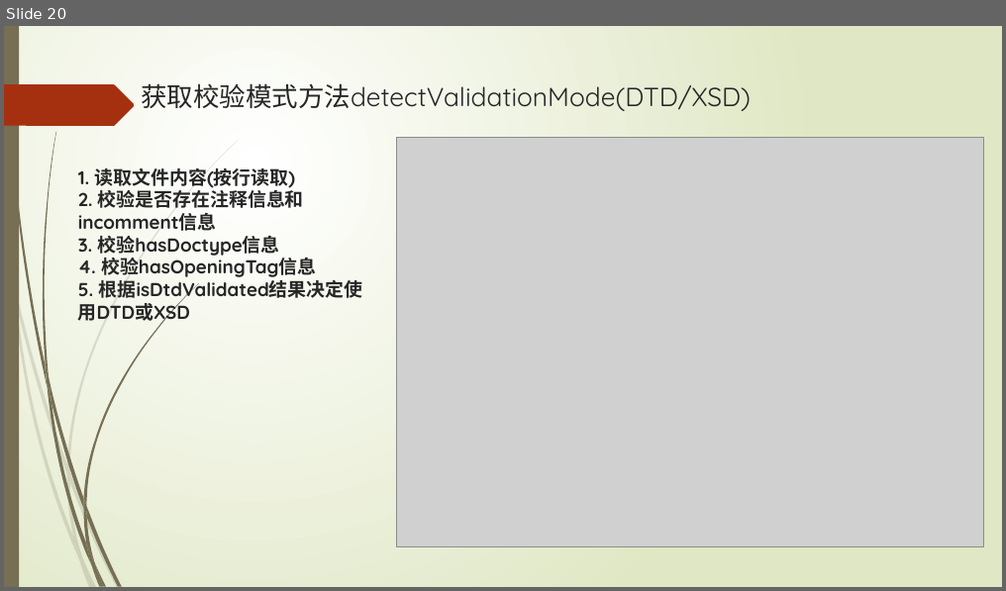
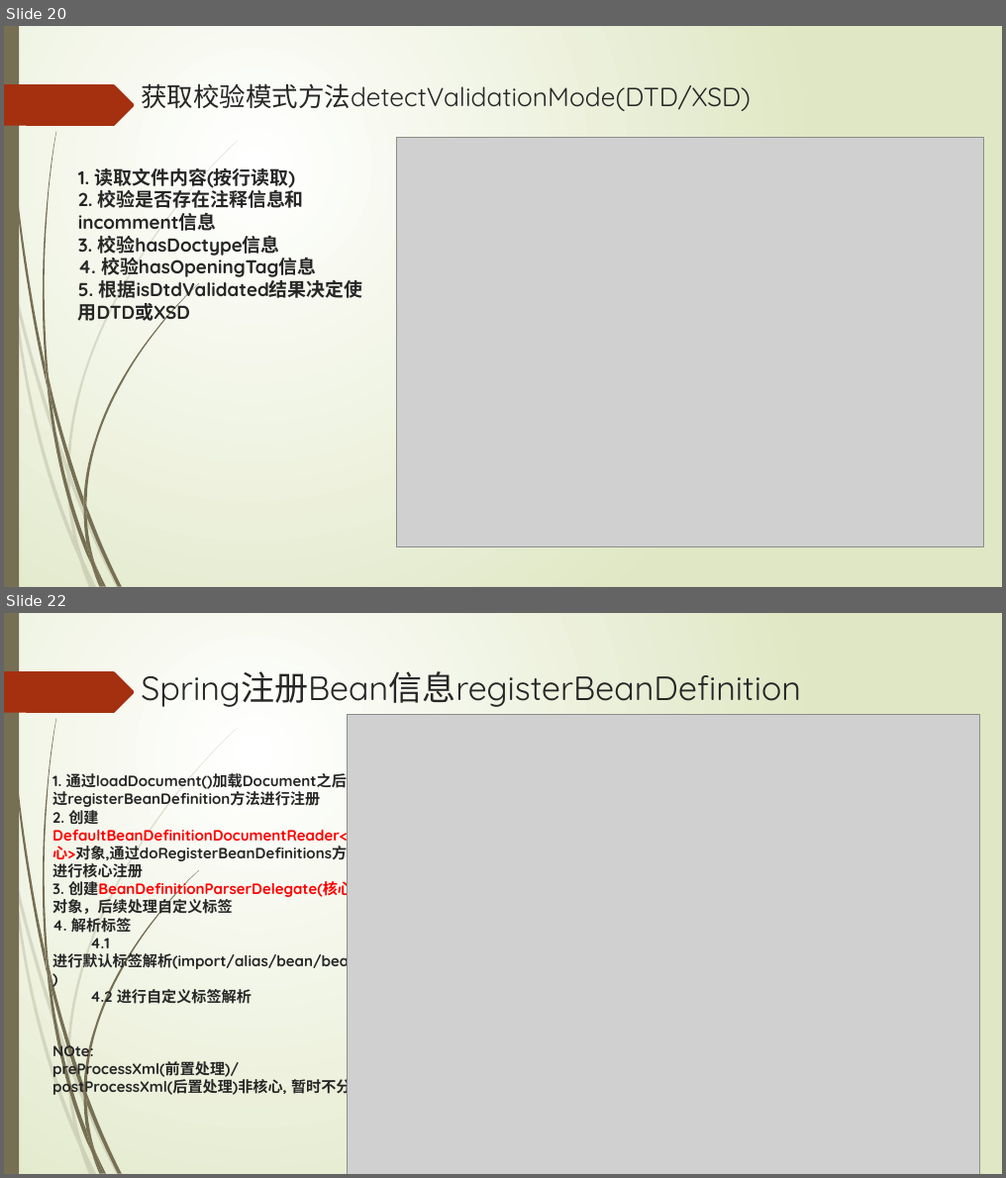
Before and after one commit to ityongman/Source_code_from-entry_to_giveup, a slide deck: spring/spring 理解之IOC资源加载(二).pptx. Shown one above the other, each under a label of ours: slide 20 before the commit, slides 20 and 22 after it; the slides between them are not shown. The pictures are 1006x591 and 1006x1178 pixels, drawn with LibreOffice and Linux fonts; fonts in the diff are those of the drawing; grey boxes stand for pictures. Boxes give left, top, right and bottom in pixels: in the first picture for what was removed or moved away, otherwise in the second. Text is boxed around its words. In the diff, an @@ line names an element or a change of style, - is before the commit and + after.

Commit message:
更新spring Bean注册相关ppt总结

```diff
--- a/spring/spring 理解之IOC资源加载(二).pptx
+++ b/spring/spring 理解之IOC资源加载(二).pptx
@@ slide 22 added at [4, 613, 1002, 1174], background gradient #FFFFFF to #DFE8C4; not listed: 24 template elements that a slide beside it also shows @@
@@ text added at [141, 671, 801, 707], 32.4 pt, text #262626 @@
+Spring注册Bean信息registerBeanDefinition
@@ picture added at [347, 714, 979, 1174] @@
@@ text added at [53, 771, 366, 1097], 14.4 pt, text #262626, bold @@
+1. 通过loadDocument()加载Document之后, 通过registerBeanDefinition方法进行注册
+2. 创建DefaultBeanDefinitionDocumentReader<核心>对象,通过doRegisterBeanDefinitions方法进行核心注册
+3. 创建BeanDefinitionParserDelegate(核心)对象，后续处理自定义标签
+4. 解析标签
+4.1 进行默认标签解析(import/alias/bean/beans)
+4.2 进行自定义标签解析
+NOte:
+preProcessXml(前置处理)/postProcessXml(后置处理)非核心, 暂时不分析
```
Also in this commit, not shown: 2 other slides added, 2 other files.
